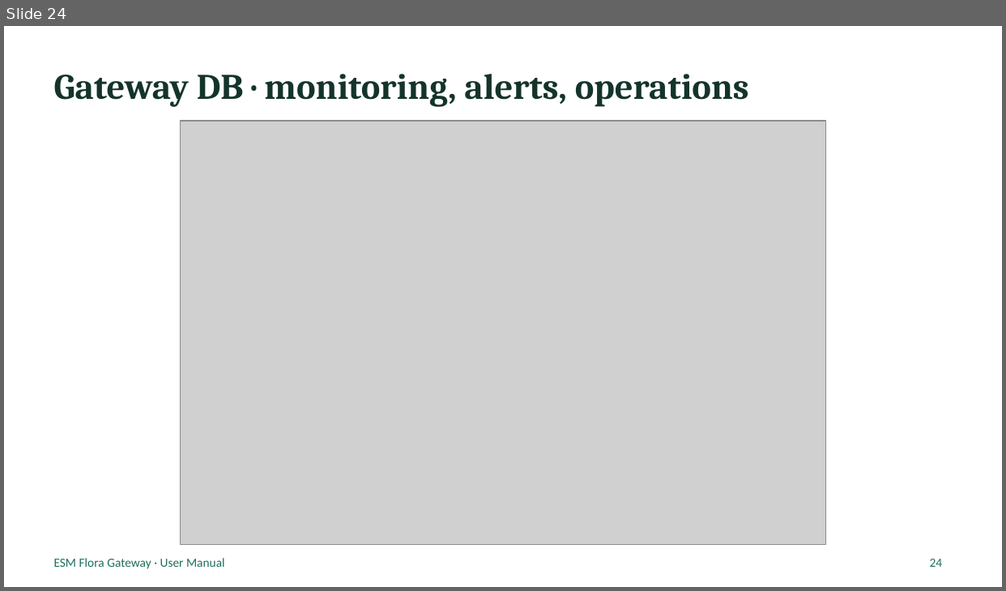
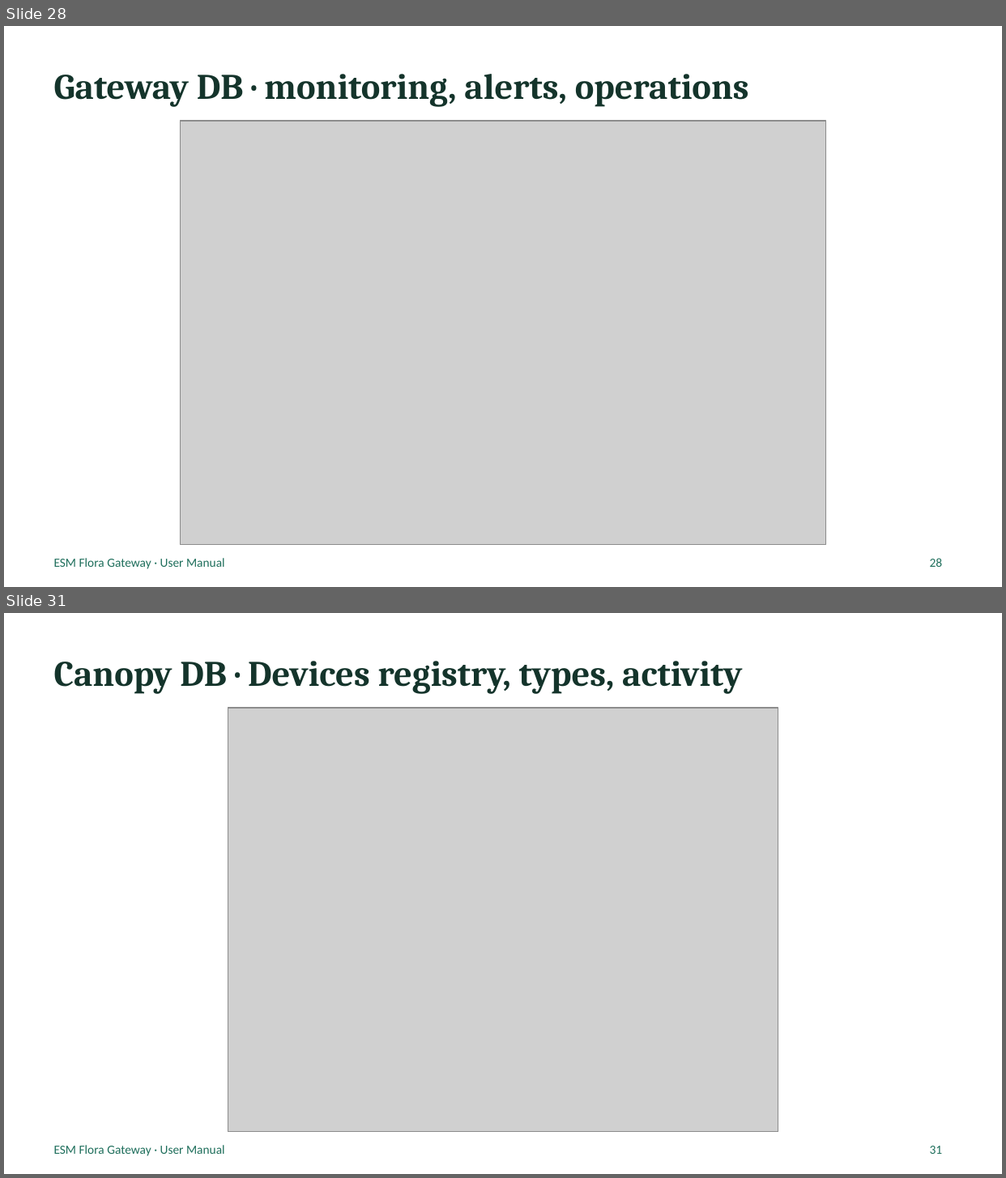
Before and after one commit to Parinya-cram/flora-core, a slide deck: docs/gateway-manual/Flora-Gateway-User-Manual.pptx. Shown one above the other, each under a label of ours: slide 24 before the commit, slides 28 and 31 after it; the slides between them are not shown. The pictures are 1006x591 and 1006x1178 pixels, drawn with LibreOffice and Linux fonts; fonts in the diff are those of the drawing; grey boxes stand for pictures. Boxes give left, top, right and bottom in pixels: in the first picture for what was removed or moved away, otherwise in the second. Text is boxed around its words. In the diff, an @@ line names an element or a change of style, - is before the commit and + after.

```diff
--- a/docs/gateway-manual/Flora-Gateway-User-Manual.pptx
+++ b/docs/gateway-manual/Flora-Gateway-User-Manual.pptx
@@ slide 31 added at (4,613,1002,1174), background #FFFFFF; not listed: 1 template element that a slide beside it also shows @@
@@ title added at (54,661,742,694), 26 pt, text #14342B, bold @@
+Canopy DB · Devices registry, types, activity
@@ picture added at (228,708,778,1132) @@
@@ page number added at (930,1146,943,1154), 9 pt, text #1F6F5C @@
+31
@@ what was slide 24 is now slide 28 @@
@@ page number at (930,558,943,567): text changed @@
-24
+28
```
Also in this commit, not shown: 3 slides changed, 5 other slides added, 24 other files.
